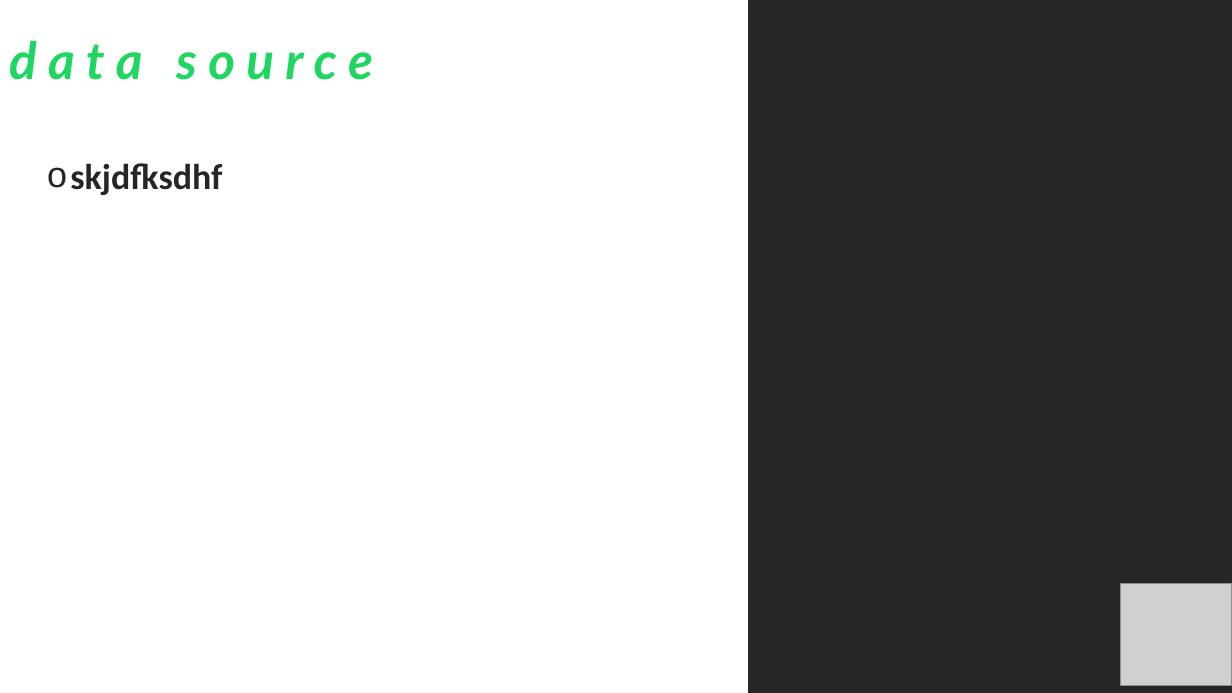
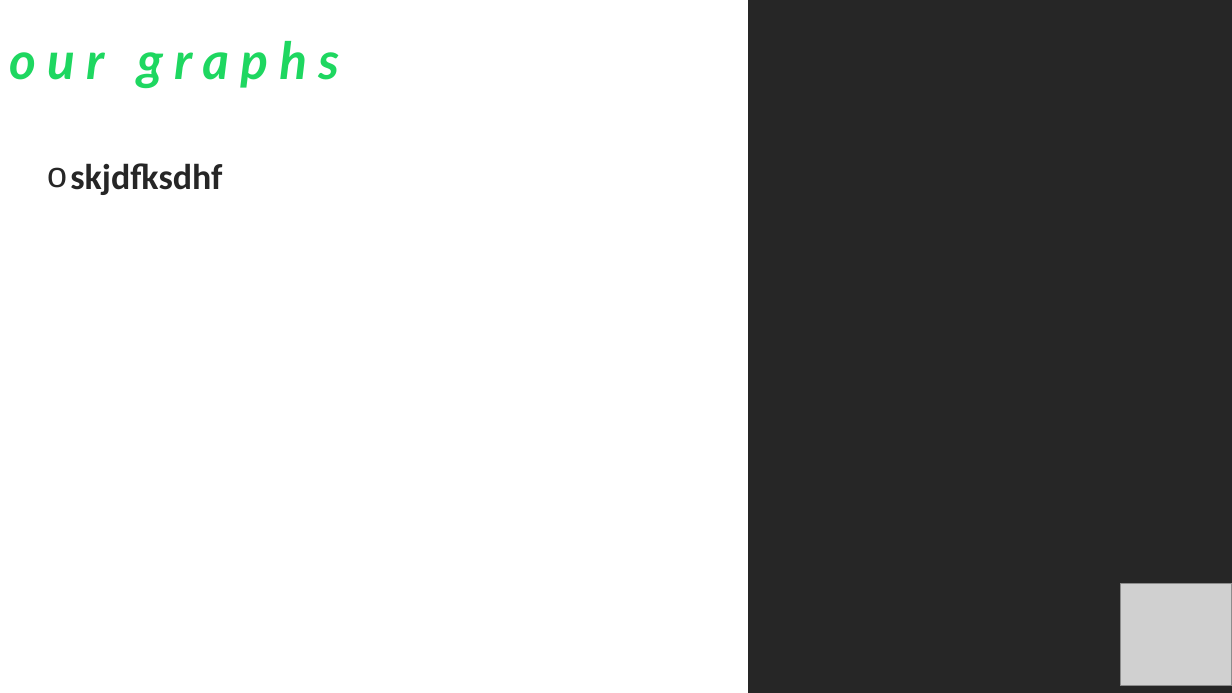
Before and after one commit to iastanehasl/Project-One, a slide deck: slide 7 of Spotipy Presentation 10.27.pptx (slide 4 before the commit). Drawn at 1232x693 pixels with LibreOffice and Linux fonts; fonts in the diff are those of the drawing; grey boxes stand for pictures. Boxes give left, top, right and bottom in pixels: in the first picture for what was removed or moved away, otherwise in the second. Text is boxed around its words. In the diff, an @@ line names an element or a change of style, - is before the commit and + after.

```diff
--- a/Spotipy Presentation 10.27.pptx
+++ b/Spotipy Presentation 10.27.pptx
@@ text at box(9, 41, 339, 88): text changed @@
-d a t a s o u r c e
+o u r g r a p h s
```
Also in this commit, not shown: 8 other slides changed, 1 slide added, 1 slide removed.
